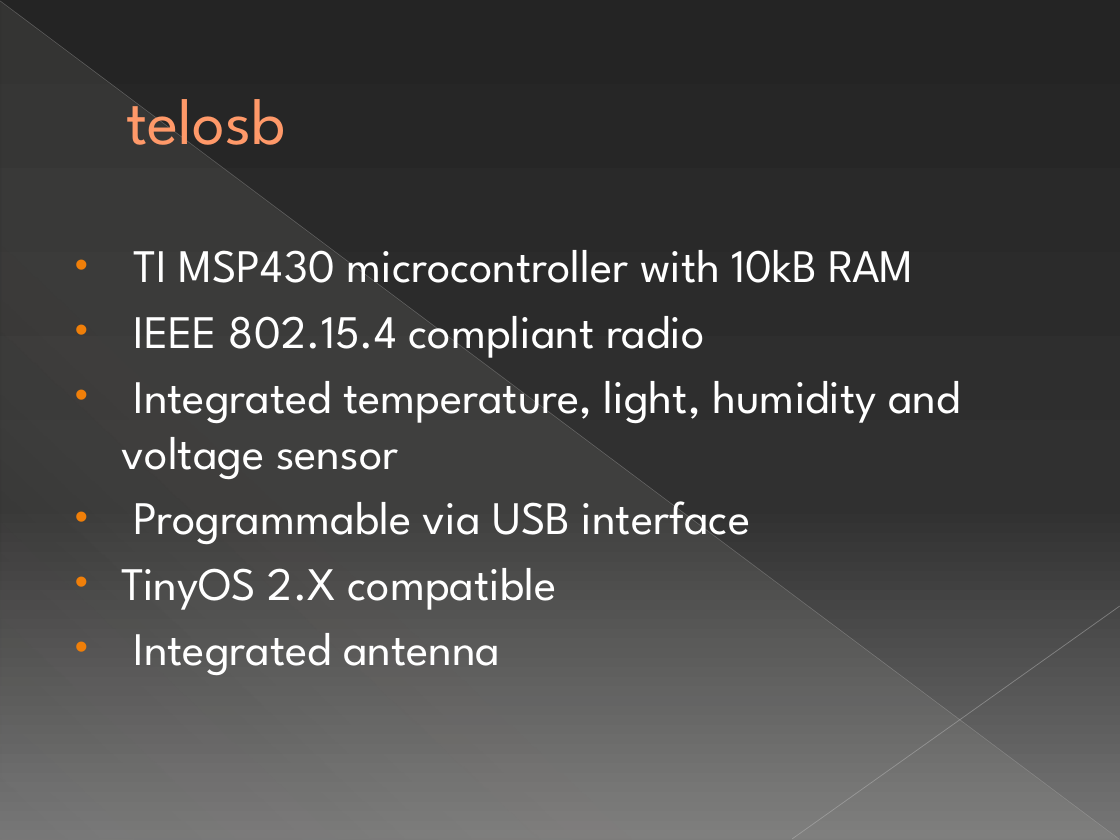
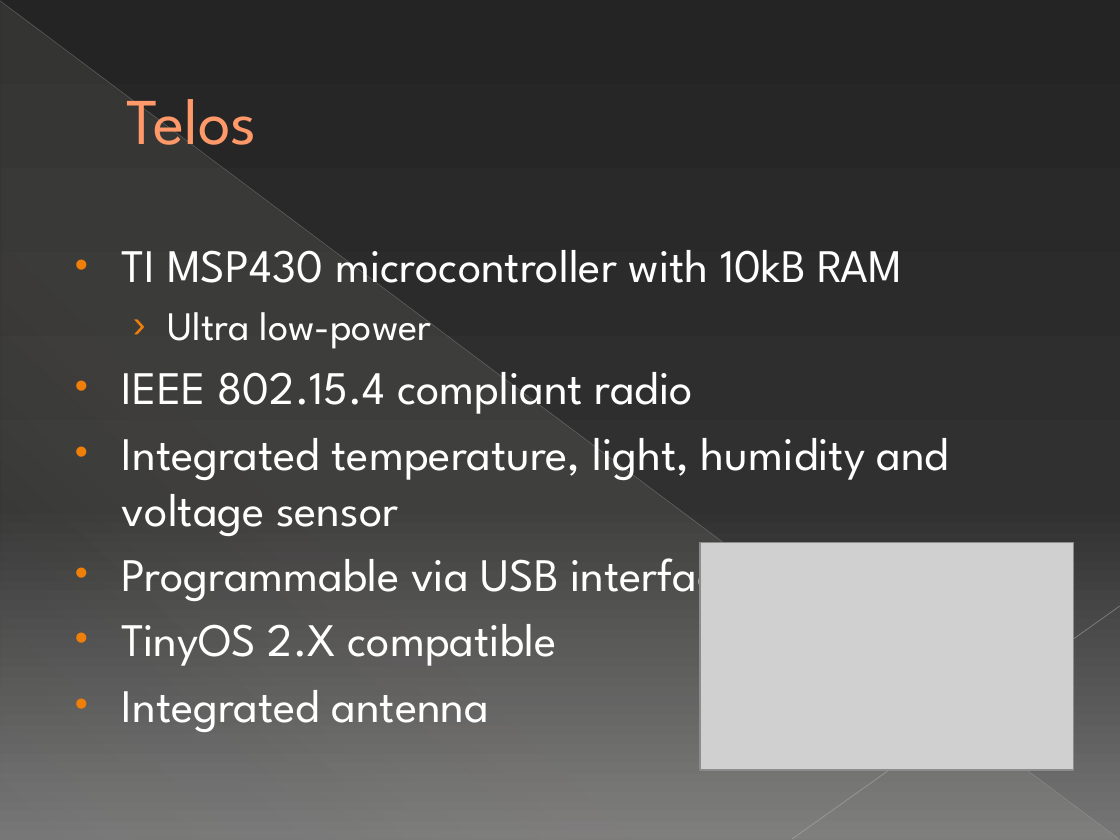
Before and after one commit to michelecorrea3/wsnlocalizationscala, a slide deck: slide 29 of Resources/WSN localization with Senseless framework.pptx (slide 21 before the commit). Drawn at 1120x840 pixels with LibreOffice and Linux fonts; fonts in the diff are those of the drawing; grey boxes stand for pictures. Boxes give left, top, right and bottom in pixels: in the first picture for what was removed or moved away, otherwise in the second. Text is boxed around its words. In the diff, an @@ line names an element or a change of style, - is before the commit and + after.

```diff
--- a/Resources/WSN localization with Senseless framework.pptx
+++ b/Resources/WSN localization with Senseless framework.pptx
@@ title at bbox=[126, 95, 256, 163]: text changed @@
-telosb
+Telos
@@ text at bbox=[168, 312, 432, 349]: paragraph added @@
+  › Ultra low-power
@@ picture added at bbox=[700, 542, 1074, 769] @@
```
Also in this commit, not shown: 2 other slides changed, 16 slides added, 10 slides removed.
